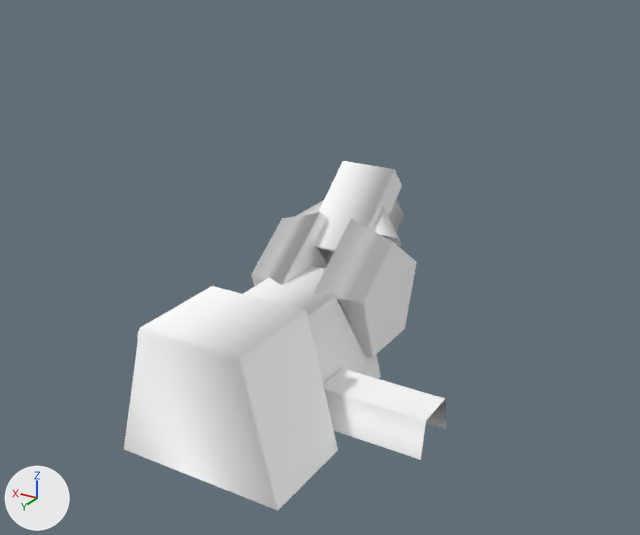
A saved change to the OBJ model Assets/Art/Nova1492/GXConverted/Models/UnitParts/ArmWeapons/datan_common_arm18_knst_c1fdf073.obj.
Rendered twice from a 50 mm camera at (-0.984, 1.525, 1.107) aimed at (-0.031, -0.063, 0.313). Every picture has the same lights, and +X, +Y and +Z are marked at lower left. The first picture is the older version. Where no turn or scale is listed for an object, it has been applied to the vertices.

In view in the first picture: 'datan_common_arm18_knst_c1fdf073'.
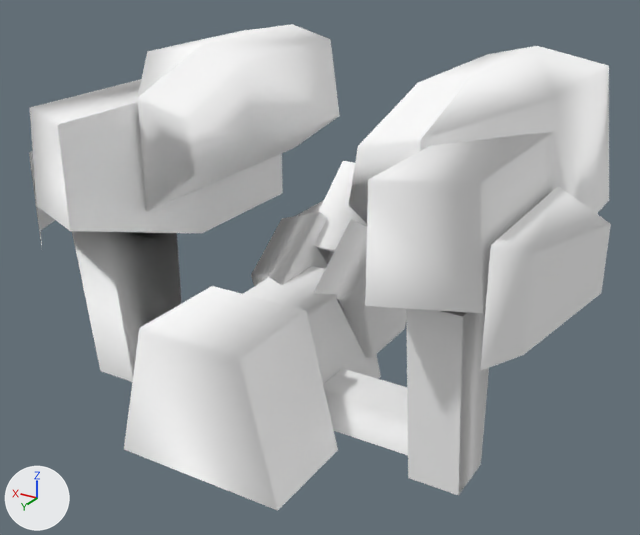
The change, as a diff of the scene's bpy script:
```diff
--- a/Assets/Art/Nova1492/GXConverted/Models/UnitParts/ArmWeapons/datan_common_arm18_knst_c1fdf073.obj.py
+++ b/Assets/Art/Nova1492/GXConverted/Models/UnitParts/ArmWeapons/datan_common_arm18_knst_c1fdf073.obj.py
@@ me_datan_common_arm18_knst_c1fdf073_mesh05 @@
+me_datan_common_arm18_knst_c1fdf073_mesh05.from_pydata(...)  # 34 vertices, 45 faces; spans x 0.188..0.647, y -0.53..0.315, z 0.304..0.768
+me_datan_common_arm18_knst_c1fdf073_mesh05.materials.append(mat_datan_common_arm18_knst_c1fdf073)  # its picture is missing
@@ me_datan_common_arm18_knst_c1fdf073_mesh04 @@
+me_datan_common_arm18_knst_c1fdf073_mesh04.from_pydata([(0.368, -0.043, -0.001), (0.368, -0.043, 0.413), (0.368, 0.193, 0.413), (0.368, 0.151, -0.001), (0.477, 0.032, -0.001), (0.477, 0.151, -0.001), (0.477, 0.193, 0.413), (0.477, 0.032, 0.413)], [], [(0, 1, 2), (2, 3, 0), (4, 5, 6), (6, 7, 4), (3, 2, 6), (6, 5, 3), (2, 1, 7), (7, 6, 2), (1, 0, 4), (4, 7, 1)])
+me_datan_common_arm18_knst_c1fdf073_mesh04.materials.append(mat_datan_common_arm18_knst_c1fdf073)  # its picture is missing
@@ me_datan_common_arm18_knst_c1fdf073_mesh02 @@
+me_datan_common_arm18_knst_c1fdf073_mesh02.from_pydata(...)  # 34 vertices, 45 faces; spans x -0.648..-0.189, y -0.53..0.315, z 0.304..0.767
+me_datan_common_arm18_knst_c1fdf073_mesh02.materials.append(mat_datan_common_arm18_knst_c1fdf073)  # its picture is missing
@@ me_datan_common_arm18_knst_c1fdf073_mesh01 @@
+me_datan_common_arm18_knst_c1fdf073_mesh01.from_pydata([(-0.369, -0.043, 0.413), (-0.369, -0.043, -0.001), (-0.369, 0.197, 0.413), (-0.369, 0.151, -0.001), (-0.479, 0.151, -0.001), (-0.479, 0.032, -0.001), (-0.479, 0.197, 0.413), (-0.479, 0.032, 0.413)], [], [(0, 1, 2), (3, 2, 1), (4, 5, 6), (7, 6, 5), (2, 3, 6), (4, 6, 3), (1, 0, 5), (7, 5, 0)])
+me_datan_common_arm18_knst_c1fdf073_mesh01.materials.append(mat_datan_common_arm18_knst_c1fdf073)  # its picture is missing
@@ ob_datan_common_arm18_knst_c1fdf073_mesh05 @@
+ob_datan_common_arm18_knst_c1fdf073_mesh05 = bpy.data.objects.new('datan_common_arm18_knst_c1fdf073_mesh05', me_datan_common_arm18_knst_c1fdf073_mesh05)
+ob_datan_common_arm18_knst_c1fdf073_mesh05.location = (0.0, 0.0, 0.0)
@@ ob_datan_common_arm18_knst_c1fdf073_mesh04 @@
+ob_datan_common_arm18_knst_c1fdf073_mesh04 = bpy.data.objects.new('datan_common_arm18_knst_c1fdf073_mesh04', me_datan_common_arm18_knst_c1fdf073_mesh04)
+ob_datan_common_arm18_knst_c1fdf073_mesh04.location = (0.0, 0.0, 0.0)
@@ ob_datan_common_arm18_knst_c1fdf073_mesh02 @@
+ob_datan_common_arm18_knst_c1fdf073_mesh02 = bpy.data.objects.new('datan_common_arm18_knst_c1fdf073_mesh02', me_datan_common_arm18_knst_c1fdf073_mesh02)
+ob_datan_common_arm18_knst_c1fdf073_mesh02.location = (0.0, 0.0, 0.0)
@@ ob_datan_common_arm18_knst_c1fdf073_mesh01 @@
+ob_datan_common_arm18_knst_c1fdf073_mesh01 = bpy.data.objects.new('datan_common_arm18_knst_c1fdf073_mesh01', me_datan_common_arm18_knst_c1fdf073_mesh01)
+ob_datan_common_arm18_knst_c1fdf073_mesh01.location = (0.0, 0.0, 0.0)
```

Where the change shows, as pixel boxes [x1, y1, x2, y2] in the pictures (640 x 535 px):
'datan_common_arm18_knst_c1fdf073_mesh02', added
    after: [348, 46, 611, 371]
'datan_common_arm18_knst_c1fdf073_mesh05', added
    after: [29, 24, 340, 247]
'datan_common_arm18_knst_c1fdf073_mesh01', added
    after: [406, 309, 489, 495]
'datan_common_arm18_knst_c1fdf073_mesh04', added
    after: [72, 231, 182, 382]
